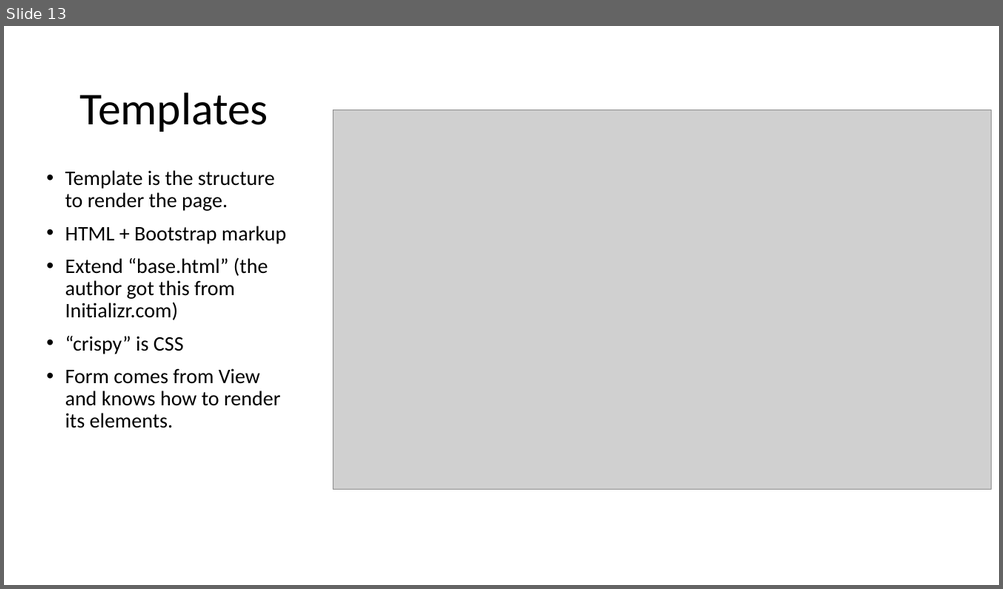
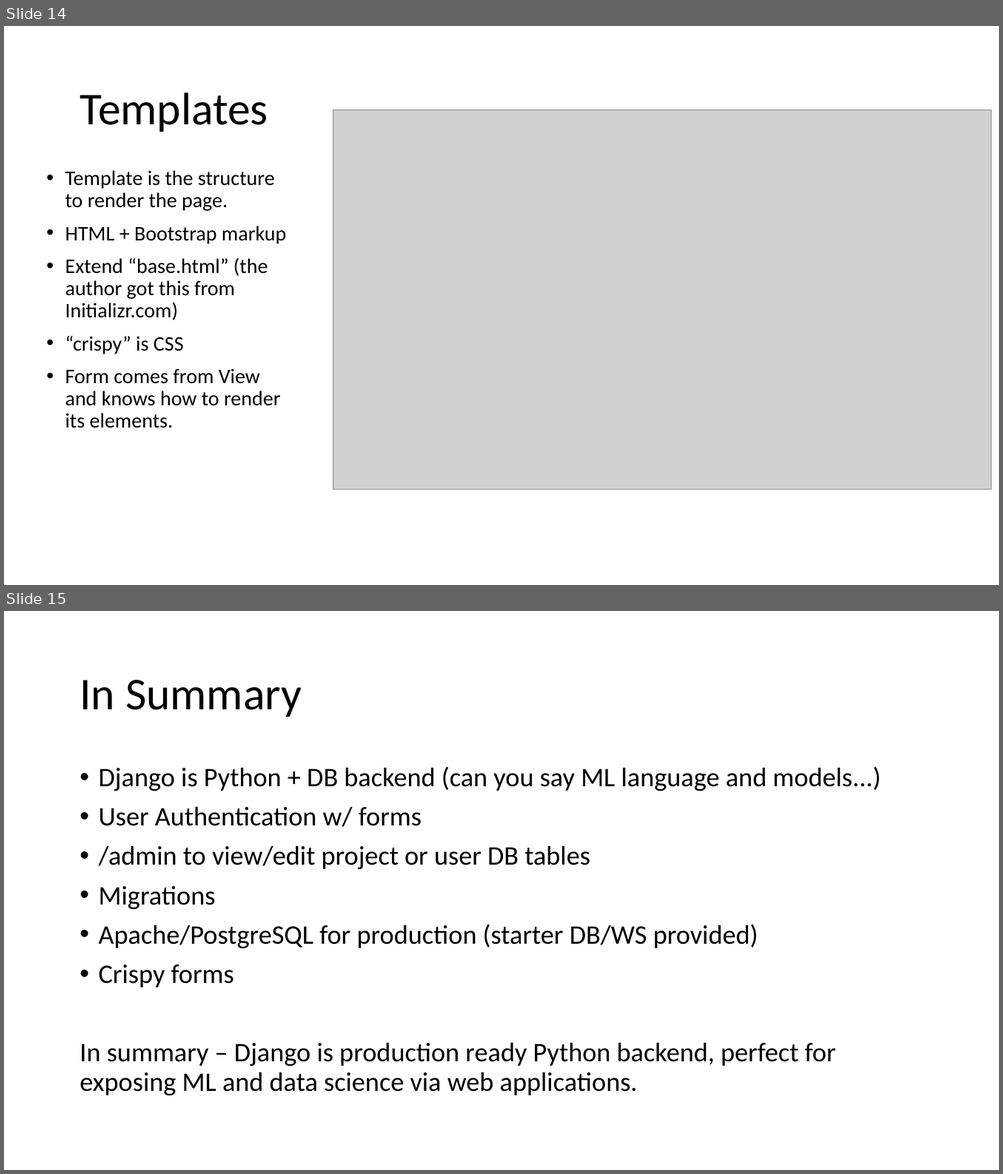
Before and after one commit to cwinsor/django_102_pluralsight, a slide deck: presentation.pptx. Shown one above the other, each under a label of ours: slide 13 before the commit, slides 14 and 15 after it. The pictures are 1003x589 and 1003x1174 pixels, drawn with LibreOffice and Linux fonts; fonts in the diff are those of the drawing; grey boxes stand for pictures. Boxes give left, top, right and bottom in pixels: in the first picture for what was removed or moved away, otherwise in the second. Text is boxed around its words. In the diff, an @@ line names an element or a change of style, - is before the commit and + after.

```diff
--- a/presentation.pptx
+++ b/presentation.pptx
@@ slide 15 added at [4,611,999,1170], background #FFFFFF @@
@@ title added at [79,680,301,717], 44 pt, text #000000 @@
+In Summary
@@ text added at [79,766,880,1096], 25.9 pt, text #000000 @@
+• Django is Python + DB backend (can you say ML language and models...)
+• User Authentication w/ forms
+• /admin to view/edit project or user DB tables
+• Migrations
+• Apache/PostgreSQL for production (starter DB/WS provided)
+• Crispy forms
+In summary – Django is production ready Python backend, perfect for exposing ML and data science via web applications.
@@ what was slide 13 is now slide 14 @@
```
Also in this commit, not shown: 1 slide changed, 1 other slide added.
